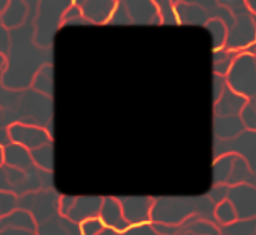
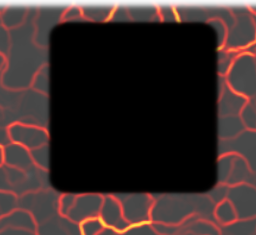
Two versions of the same layered image (256 x 235). Layer-by-layer changes:
painted on "Ebene #2" over left=44, top=18, right=223, bottom=200
added layer "Lava Layer-Kopie" (72%) above "Lava Layer" over left=0, top=0, right=256, bottom=200
hid "Lava Layer" over left=0, top=0, right=256, bottom=200
